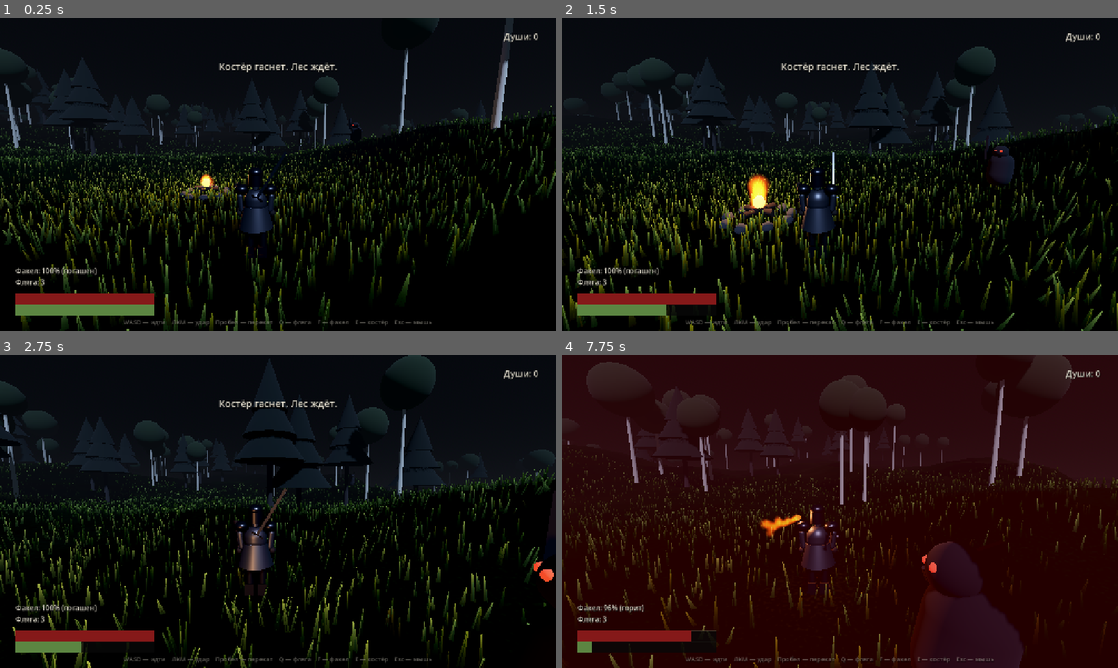
Above: before the commit, frames 1-4 (two rows, left to right).
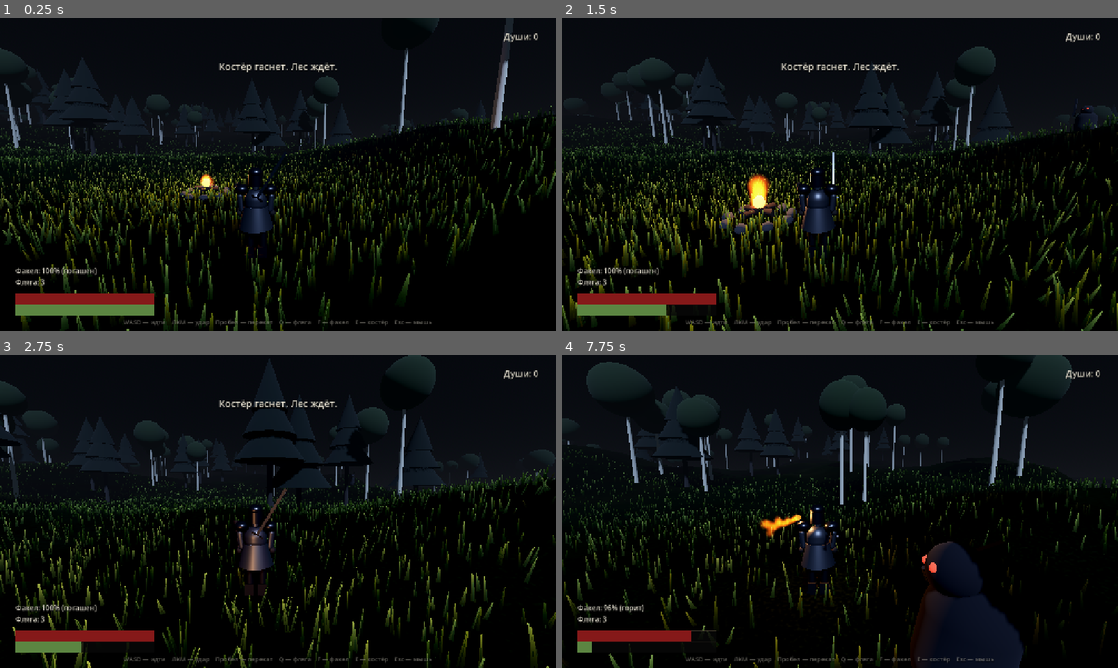
Above: after the commit, the same moments.

Repository: Dronec00/tropa
Game: Godot game, scene res://scenes/main.tscn
Same seed, same stepped clock (60 frames per second), same inputs: the game is played once before the commit and once after it.
Inputs (mouse positions are in pixels of both pictures, inside the frame that each line leads up to):
- Up to frame 1 (0.25 s): no input
- Up to frame 2 (1.5 s): tap Enter at 0.5 s; move the mouse to (867, 174) at 0.52 s; hold W (move_forward) from 0.53 s (still down); tap Q (heal) at 0.6 s; click (867, 174) at 0.67 s; move the mouse to (812, 174) at 1.27 s; click (812, 174) at 1.35 s
- Up to frame 3 (2.75 s): keep holding W (move_forward); tap Q (heal) at 1.55, 2.3 s; move the mouse to (289, 505) at 2.02 s; tap Space (dodge) at 2.1 s
- Up to frame 4 (7.75 s): move the mouse to (834, 517) at 2.77 s; tap Q (heal) at 2.85, 3.8, 4.55, 5.1, 6.05, 6.8, 7.35 s; click (834, 517) at 2.92 s; move the mouse to (878, 514) at 3.52 s; tap E (interact) at 3.6 s; move the mouse to (795, 508) at 4.27 s; tap F (torch) at 4.35 s; move the mouse to (845, 511) at 5.02 s; click (845, 511) at 5.17 s; move the mouse to (817, 505) at 5.77 s; release W (move_forward) at 5.78 s; hold D (move_right) 5.78-6.53 s; click (817, 505) at 5.85 s; move the mouse to (867, 511) at 6.52 s; hold W (move_forward) from 6.53 s (still down); tap Space (dodge) at 6.6 s; move the mouse to (812, 511) at 7.27 s; click (812, 511) at 7.42 s

The runs differ from the first frame. In frame 1, less than 0.1% of the frame differs, in the area x 60-72%, y 33-42%; in frame 2, 0.4%; in frame 3, 0.4%; in frame 4, 96%, in the area x 0-100%, y 0-100%.

Commit message:
Мир: холмы, река, трава, рыцарь с факелом
- рельеф на высотной карте, коллизия из того же меша
- река с шейдером воды в вырезанном русле
- трава на MultiMesh (22k) с ветром в вершинном шейдере
- рыцарь: кольчуга, шлем, чёрные сапоги, меч за спиной
- факел: частицы, мерцающий свет, топливо, заправка у костра
- починен порядок вершин рельефа (не рисовался) и пружина камеры

Diff:
--- a/scripts/hud.gd
+++ b/scripts/hud.gd
@@ -98,7 +98,7 @@
 	_hp.max_value = maximum
 	_hp.value = current
 	if _last_health >= 0.0 and current < _last_health:
-		_hurt_alpha = 0.45
+		_hurt_alpha = 0.28
 	_last_health = current
 
 func set_stamina(current: float, maximum: float) -> void:
@@ -115,7 +115,7 @@
 
 func _process(delta: float) -> void:
 	if _hurt_alpha > 0.0:
-		_hurt_alpha = maxf(0.0, _hurt_alpha - delta * 1.7)
+		_hurt_alpha = maxf(0.0, _hurt_alpha - delta * 2.4)
 		_hurt.color = Color(0.7, 0.0, 0.0, _hurt_alpha)
 
 	if _notice_timer > 0.0:
--- a/scripts/main.gd
+++ b/scripts/main.gd
@@ -349,7 +349,7 @@
 
 func _spawn_enemies() -> void:
 	_spawn_points = [
-		Vector2(10.0, -9.0),
+		Vector2(15.0, -13.0),
 		Vector2(-20.0, -16.0),
 		Vector2(26.0, 12.0),
 		Vector2(-16.0, 22.0),
Binary file added: docs/landscape.png
Binary file changed: docs/screenshot.png
Not shown, changed: DESIGN.md
